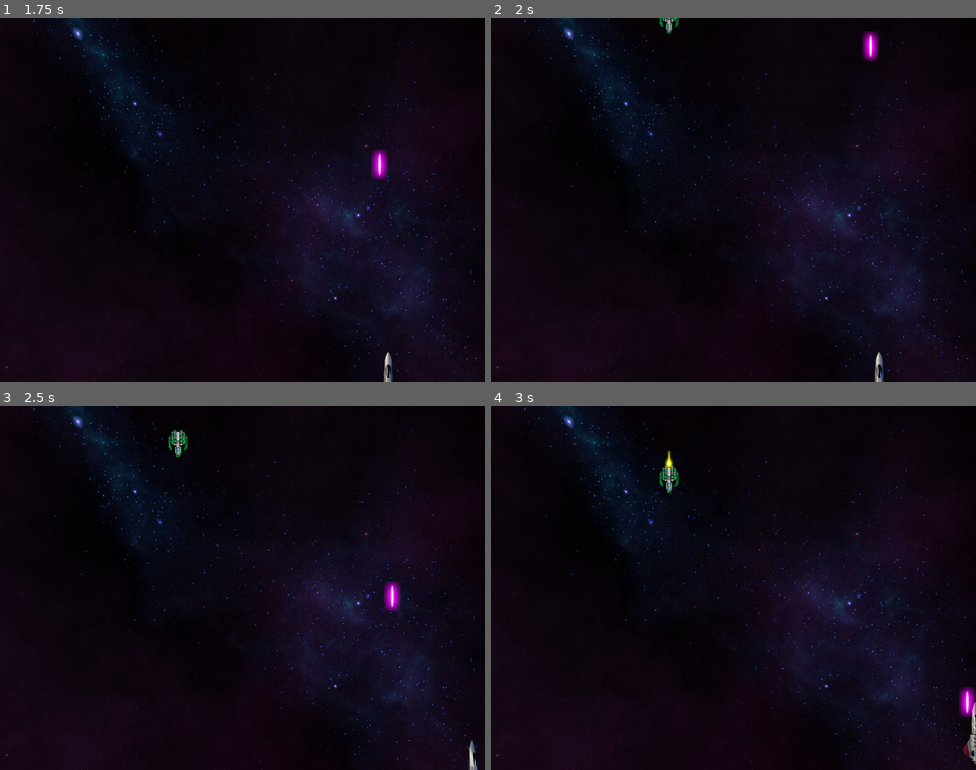
Above: before the commit, frames 1-4 (two rows, left to right).
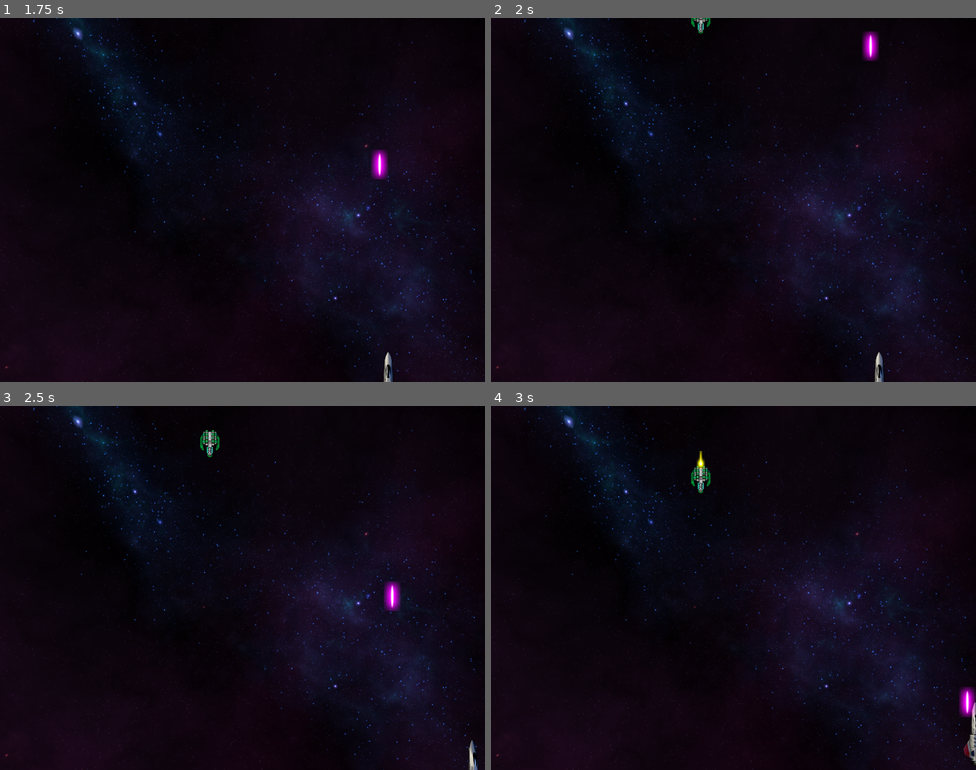
Above: after the commit, the same moments.

Repository: Dagon-/vertical-shooter
Game: Godot game, scene res://Main.tscn
Same seed, same stepped clock (60 frames per second), same inputs: the game is played once before the commit and once after it.
Inputs:
- Up to frame 1 (1.75 s): tap Enter at 0.5 s; hold Right (ui_right) 0.53-1.28 s; tap Space (fire_primary) at 0.6, 1.35 s; hold Down (ui_down) from 1.28 s (still down)
- Up to frame 2 (2 s): keep holding Down (ui_down)
- Up to frame 3 (2.5 s): release Down (ui_down) at 2.03 s; hold Right (ui_right) from 2.03 s (still down); tap Space (fire_primary) at 2.1 s
- Up to frame 4 (3 s): release Right (ui_right) at 2.78 s; hold Up (ui_up) from 2.78 s (still down); tap Space (fire_primary) at 2.85 s

Frame 1 is identical in both runs. In frame 2, 0.2% of the frame differs, in the area x 34-46%, y 0-5%; in frame 3, 0.4%; in frame 4, 0.5%, in the area x 34-46%, y 12-24%.

Commit message:
Add sound to blaster, rename mob_saucer

Diff:
--- a/Level.gd
+++ b/Level.gd
@@ -9,7 +9,7 @@
 func _ready():
 
 	# Load sauser mob
-	Mob1 = load("res://scenes/mob_saucer.tscn")
+	Mob1 = load("res://scenes/mob_sprinter.tscn")
 
 func _process(delta):
 	pass
--- a/Player.tscn
+++ b/Player.tscn
@@ -37,7 +37,6 @@
 [ext_resource path="res://animation/23.png" type="Texture" id=35]
 [ext_resource path="res://animation/24.png" type="Texture" id=36]
 [ext_resource path="res://scenes/weapon_blaster.tscn" type="PackedScene" id=37]
-
 
 [sub_resource type="SpriteFrames" id=1]
 animations = [ {
--- a/scenes/mob_saucer.tscn
+++ b/scenes/mob_sprinter.tscn
@@ -1,7 +1,7 @@
 [gd_scene load_steps=31 format=2]
 
 [ext_resource path="res://scenes/mob.tscn" type="PackedScene" id=1]
-[ext_resource path="res://scenes/mob_saucer.gd" type="Script" id=2]
+[ext_resource path="res://scenes/mob_sprinter.gd" type="Script" id=2]
 [ext_resource path="res://animation/13.png" type="Texture" id=3]
 [ext_resource path="res://animation/3.png" type="Texture" id=4]
 [ext_resource path="res://animation/8.png" type="Texture" id=5]
@@ -29,6 +29,7 @@
 [ext_resource path="res://sprites/medfighter.png" type="Texture" id=27]
 [ext_resource path="res://sprites/medfighter_thruster.png" type="Texture" id=28]
 
+
 [sub_resource type="SpriteFrames" id=1]
 animations = [ {
 "frames": [ ExtResource( 10 ), ExtResource( 9 ), ExtResource( 4 ), ExtResource( 11 ), ExtResource( 21 ), ExtResource( 1 …(349 unchanged characters)…
@@ -50,7 +51,7 @@
 [sub_resource type="CircleShape2D" id=2]
 radius = 30.4618
 
-[node name="Mob_Saucer" instance=ExtResource( 1 )]
+[node name="mob_sprinter" instance=ExtResource( 1 )]
 scale = Vector2( 0.6, 0.8 )
 collision_layer = 4
 script = ExtResource( 2 )
--- a/scenes/weapon.tscn
+++ b/scenes/weapon.tscn
@@ -17,5 +17,8 @@
 [node name="CollisionShape2D" type="CollisionShape2D" parent="."]
 
 [node name="VisibilityNotifier2D" type="VisibilityNotifier2D" parent="."]
+
+[node name="AudioStreamPlayer2D" type="AudioStreamPlayer2D" parent="."]
+autoplay = true
 [connection signal="area_entered" from="." to="." method="_on_Projectile_area_entered"]
 [connection signal="screen_exited" from="VisibilityNotifier2D" to="." method="_on_VisibilityNotifier2D_screen_exited"]
--- a/scenes/weapon_blaster.tscn
+++ b/scenes/weapon_blaster.tscn
@@ -1,8 +1,9 @@
-[gd_scene load_steps=5 format=2]
+[gd_scene load_steps=6 format=2]
 
 [ext_resource path="res://scenes/weapon_blaster.gd" type="Script" id=1]
 [ext_resource path="res://scenes/weapon.tscn" type="PackedScene" id=2]
 [ext_resource path="res://sprites/purple.png" type="Texture" id=3]
+[ext_resource path="res://audio/slimeball.wav" type="AudioStream" id=4]
 
 [sub_resource type="CapsuleShape2D" id=1]
 radius = 4.03064
@@ -18,3 +19,6 @@
 
 [node name="CollisionShape2D" parent="." index="1"]
 shape = SubResource( 1 )
+
+[node name="AudioStreamPlayer2D" parent="." index="3"]
+stream = ExtResource( 4 )
Not shown, added: audio/slimeball.wav.import
Renamed: scenes/mob_saucer.gd -> scenes/mob_sprinter.gd
Not shown, added: audio/slimeball.wav
